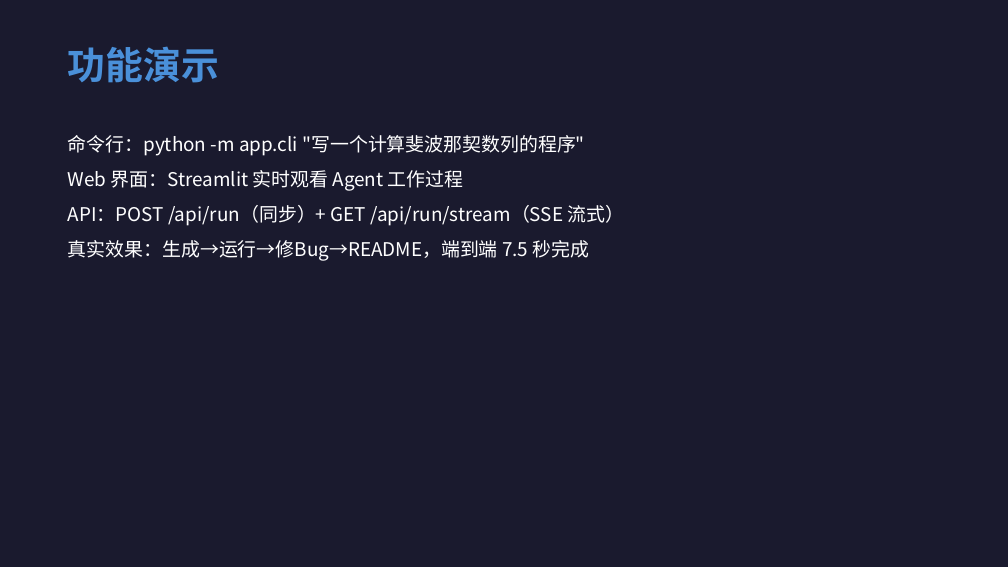
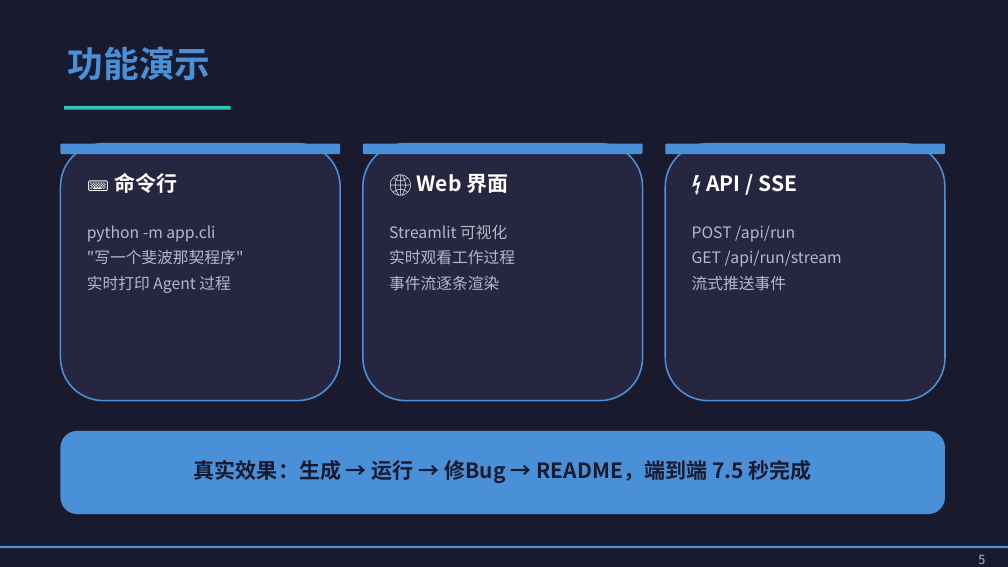
Before and after one commit to dhkgs22/codegen_agent, a slide deck: slide 5 of output/slides/AI_Agent_Project_I_答辩.pptx. Drawn at 1008x567 pixels with LibreOffice and Linux fonts; fonts in the diff are those of the drawing. Boxes give left, top, right and bottom in pixels: in the first picture for what was removed or moved away, otherwise in the second. Text is boxed around its words. In the diff, an @@ line names an element or a change of style, - is before the commit and + after.

```diff
--- a/output/slides/AI_Agent_Project_I_答辩.pptx
+++ b/output/slides/AI_Agent_Project_I_答辩.pptx
@@ text "功能演示" at bbox=[68, 46, 211, 80]: size 36 to 34 pt; more space between paragraphs @@
@@ rectangle added at bbox=[64, 106, 231, 110], fill #2EC4B6 @@
@@ rounded rectangle added at bbox=[60, 144, 340, 401], fill #262640, outline #4A90D9 1.5 pt @@
@@ rounded rectangle added at bbox=[60, 144, 340, 154], fill #4A90D9 @@
@@ text removed at bbox=[68, 135, 625, 261] @@
-命令行：python -m app.cli "写一个计算斐波那契数列的程序"
-Web 界面：Streamlit 实时观看 Agent 工作过程
-API：POST /api/run（同步）+ GET /api/run/stream（SSE 流式）
-真实效果：生成→运行→修Bug→README，端到端 7.5 秒完成
@@ rounded rectangle added at bbox=[363, 144, 643, 401], fill #262640, outline #4A90D9 1.5 pt @@
@@ rounded rectangle added at bbox=[363, 144, 643, 154], fill #4A90D9 @@
@@ rounded rectangle added at bbox=[665, 144, 945, 401], fill #262640, outline #4A90D9 1.5 pt @@
@@ rounded rectangle added at bbox=[665, 144, 945, 154], fill #4A90D9 @@
@@ text added at bbox=[114, 173, 177, 193], 20 pt, text #FFFFFF, bold @@
+⌨ 命令行
@@ text added at bbox=[417, 174, 508, 193], 20 pt, text #FFFFFF, bold @@
+🌐 Web 界面
@@ text added at bbox=[706, 175, 797, 192], 20 pt, text #FFFFFF, bold @@
+⚡ API / SSE
@@ text added at bbox=[87, 225, 244, 293], 15 pt, text #B4B9C8 @@
+python -m app.cli
+"写一个斐波那契程序"
+实时打印 Agent 过程
@@ text added at bbox=[389, 225, 515, 291], 15 pt, text #B4B9C8 @@
+Streamlit 可视化
+实时观看工作过程
+事件流逐条渲染
@@ text added at bbox=[692, 225, 842, 291], 15 pt, text #B4B9C8 @@
+POST /api/run
+GET /api/run/stream
+流式推送事件
@@ rounded rectangle added at bbox=[60, 431, 945, 514], fill #4A90D9 @@
@@ text added at bbox=[194, 460, 811, 483], 20 pt, text #1A1A2E, bold @@
+真实效果：生成 → 运行 → 修Bug → README，端到端 7.5 秒完成
@@ rectangle added at bbox=[0, 546, 1008, 548], fill #4A90D9 @@
@@ text added at bbox=[978, 555, 985, 564], 12 pt, text #B4B9C8 @@
+5
```
Also in this commit, not shown: 6 other slides changed, 1 other file.
